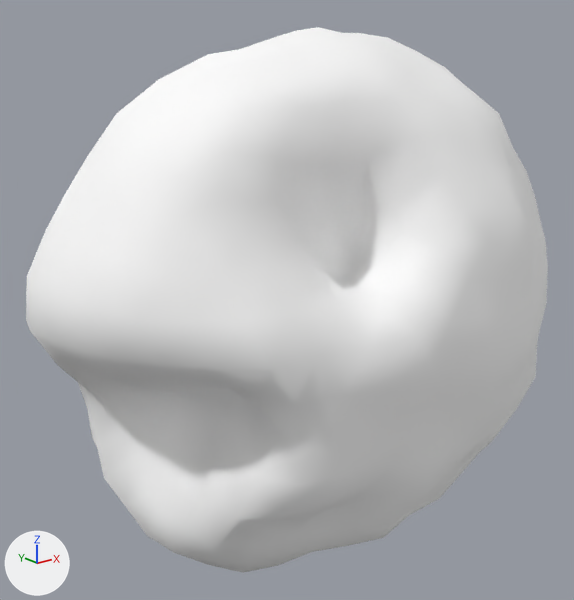
Two versions of the glTF model assets/asteroids/asteroid_med_14.glb, one commit apart.
Before and after are seen from a 50 mm camera at (-2.23, -2.51, 1.09) aimed at (-0.15, 0.09, 0.05). Lighting does not change. The marker at lower left points along +X, +Y and +Z. The picture after the commit comes second. Vertices at exactly the same position are counted once.

Names of what the first picture shows: 'asteroid_med_14'.
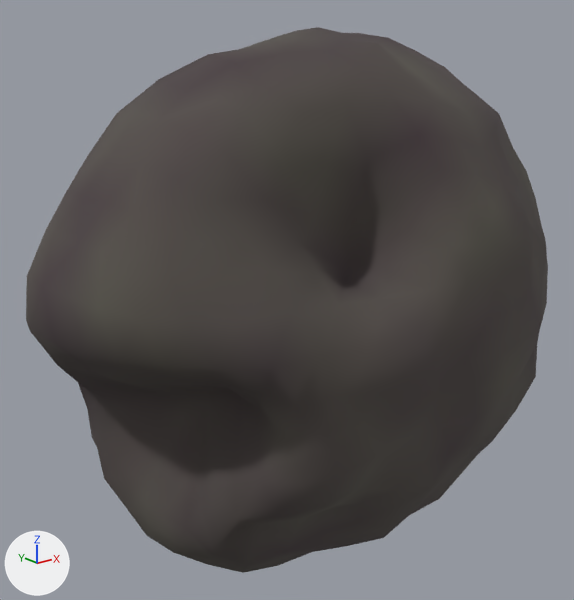
Boxes (x1, y1, x2, y2) around the edits, measured in the pictures (574 x 600 px):
'asteroid_med_14', recoloured (darker): (26, 27, 548, 573) in both

Edits to the bpy script that builds the scene:
```text
Change mat_rock_asteroid_med_14:
    where n0 = _N.new('ShaderNodeBsdfPrincipled'); n0.name = 'Principled BSDF'
    remove n0.inputs[0].default_value = (1.0, 1.0, 1.0, 1.0)  # 'Base Color', white #ffffff
    n0.inputs[1].default_value: 0.0286 -> 0.0251  # 'Metallic'
    n0.inputs[2].default_value: 0.946 -> 0.951  # 'Roughness'
    add n2 = _N.new('ShaderNodeVertexColor'); n2.name = 'Color Attribute'
    add _L.new(n2.outputs[0], n0.inputs[0])  # 'Color' to 'Base Color'
Change me_icosphere:
    where me_icosphere.from_pydata(...)  # 642 vertices, 1280 faces; spans x -1.3..1.21, y -0.8..0.8, z -1.12..1.18
    used by ob_asteroid_med_14; location = (0.0, 0.0, 0.0)
    me_icosphere part 1: vertex colours changed
```
